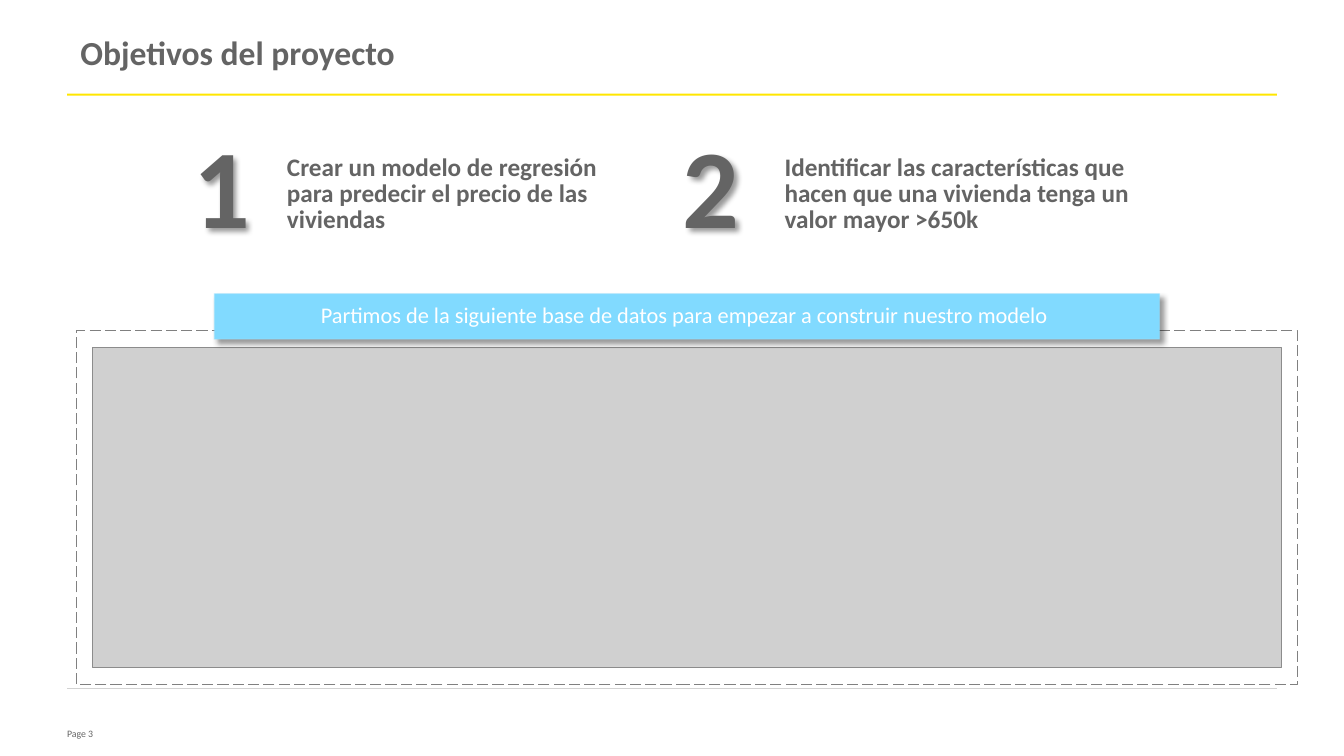
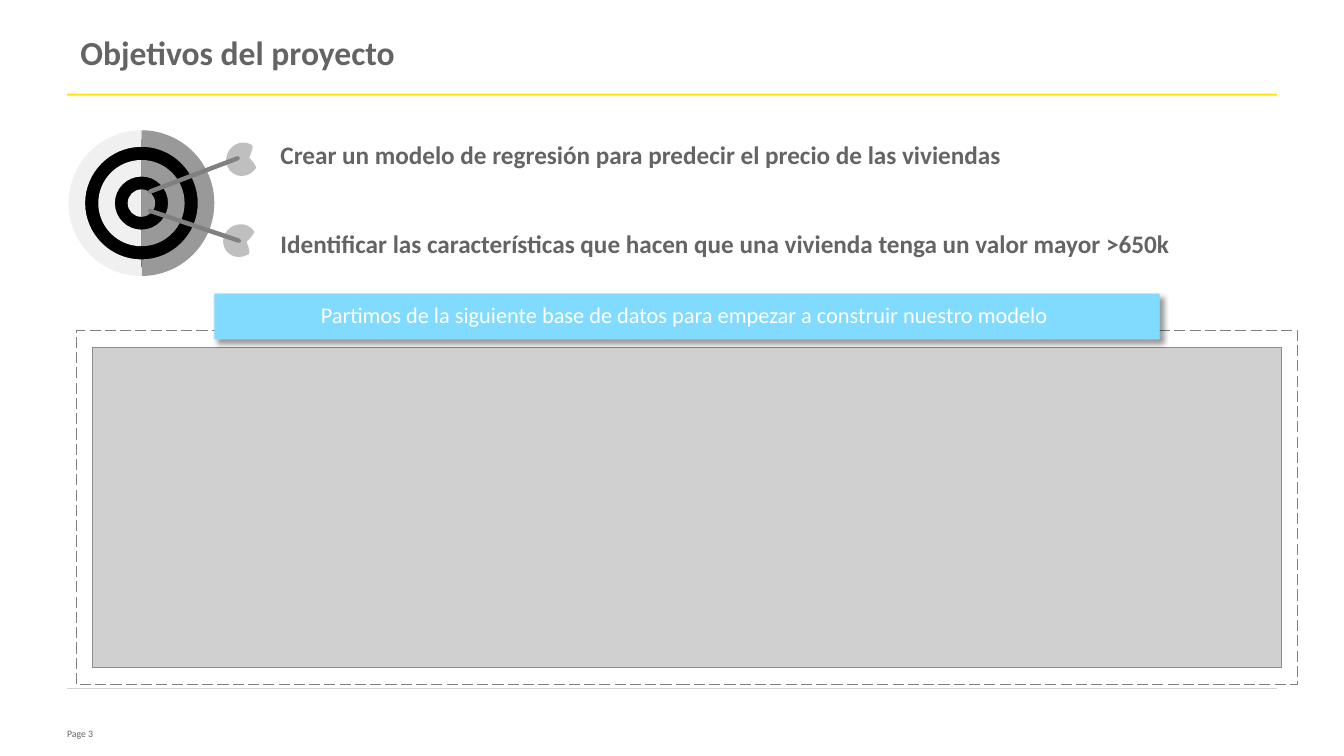
Before and after one commit to andreaevrard/EY_data_mid_bootcamp_project-regression_group_2, a slide deck: slide 3 of Presentación modelo de regresión - Mid Bootcamp Project.pptx. Drawn at 1344x756 pixels with LibreOffice and Linux fonts; fonts in the diff are those of the drawing; grey boxes stand for pictures; background and template pictures are left out. Boxes give left, top, right and bottom in pixels: in the first picture for what was removed or moved away, otherwise in the second. Text is boxed around its words. In the diff, an @@ line names an element or a change of style, - is before the commit and + after.

Commit message:
final con ppt retocado

```diff
--- a/Presentación modelo de regresión - Mid Bootcamp Project.pptx
+++ b/Presentación modelo de regresión - Mid Bootcamp Project.pptx
@@ text "Crear un modelo de regresión ..." rewrapped from (x1=287, y1=158, x2=597, y2=228) to (x1=280, y1=146, x2=1000, y2=168) @@
@@ title removed at (x1=193, y1=155, x2=250, y2=232) @@
-1
@@ text removed at (x1=683, y1=154, x2=740, y2=232) @@
-2
@@ text "Identificar las características que hacen ..." rewrapped from (x1=785, y1=158, x2=1129, y2=232) to (x1=280, y1=235, x2=1169, y2=257) @@
@@ group added at (x1=69, y1=130, x2=266, y2=276): 5 freeform shapes, 2 teardrops @@
```
Also in this commit, not shown: 1 other file.
